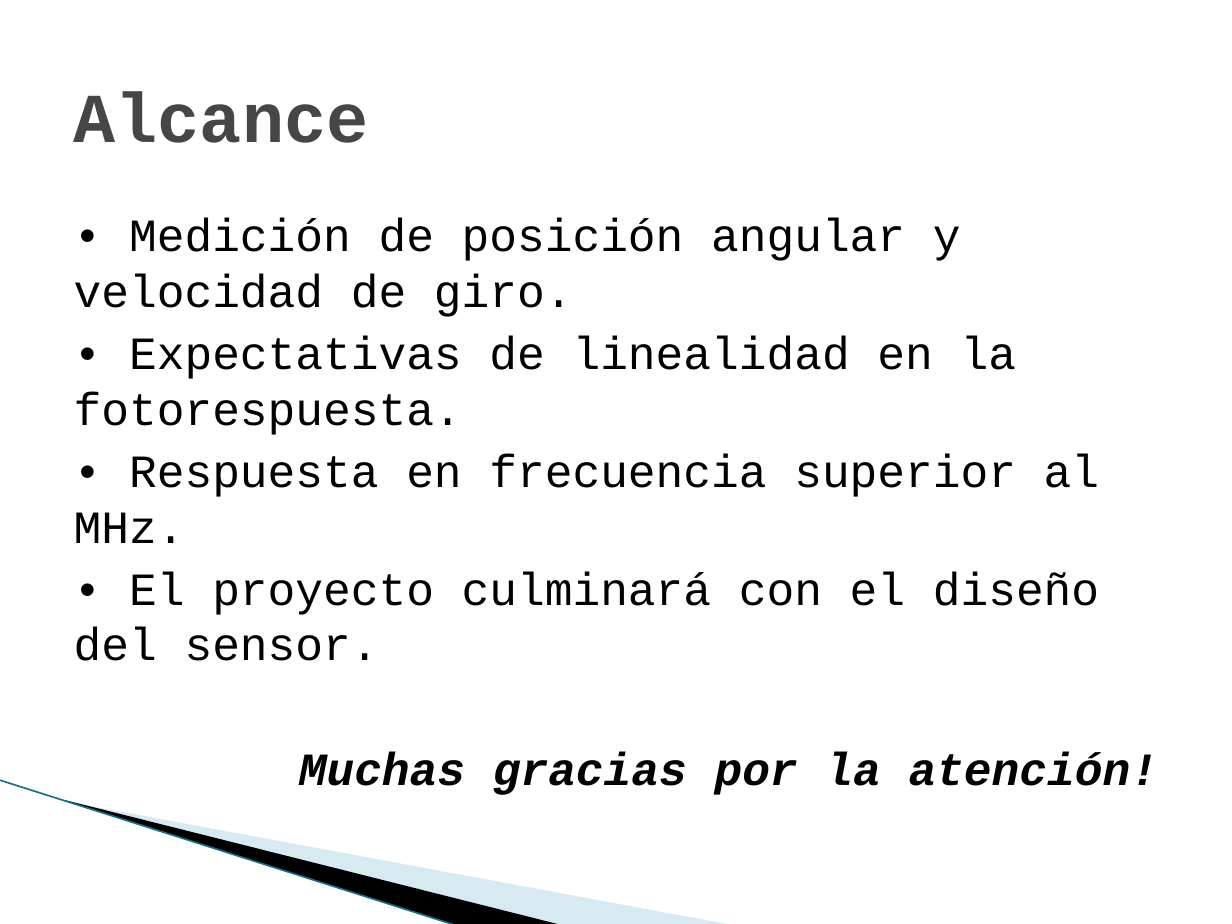
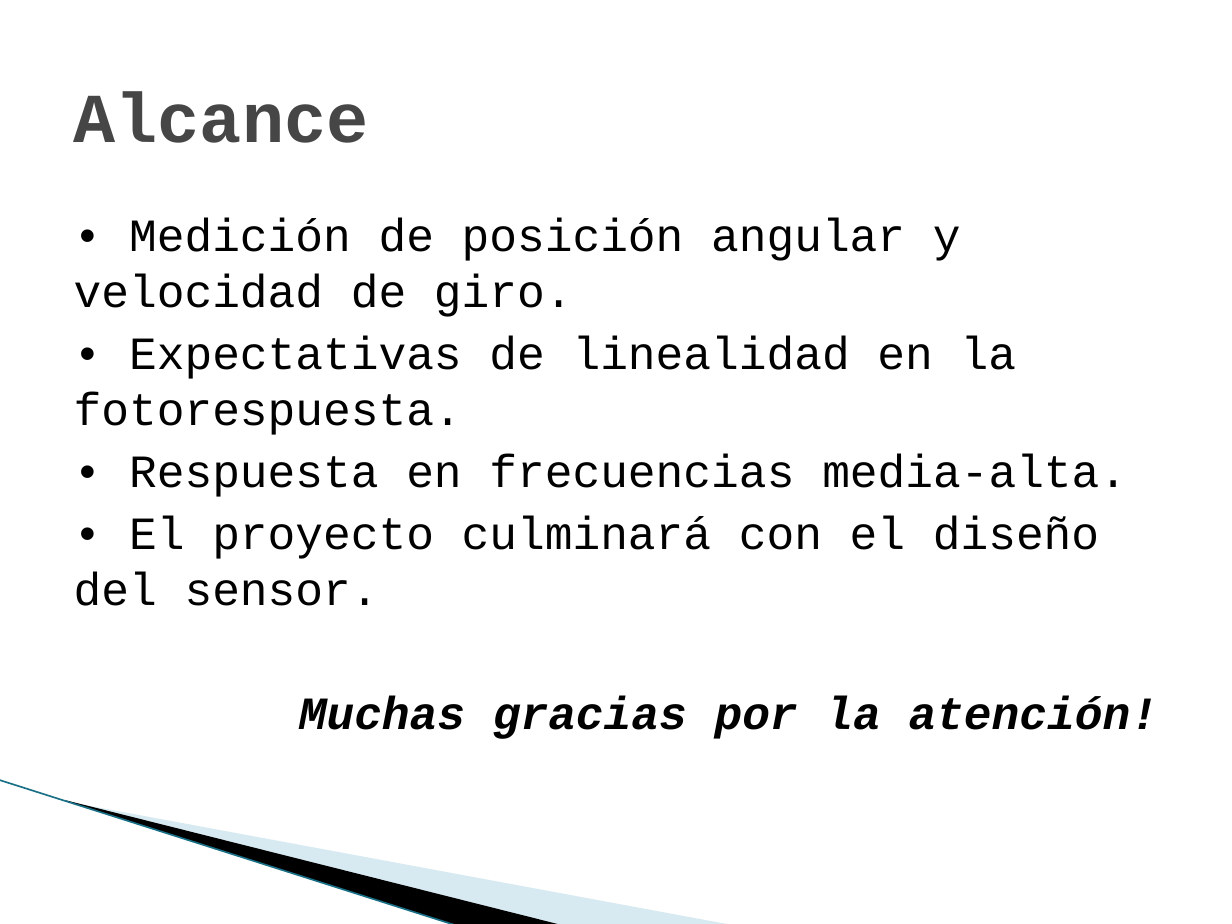
Before and after one commit to marianomorel/maestria-repo, a slide deck: slide 11 of sensores_cmos_presentacion.pptx. Drawn at 1232x924 pixels with LibreOffice and Linux fonts; fonts in the diff are those of the drawing; background and template pictures are left out. Boxes give left, top, right and bottom in pixels: in the first picture for what was removed or moved away, otherwise in the second. Text is boxed around its words. In the diff, an @@ line names an element or a change of style, - is before the commit and + after.

```diff
--- a/sensores_cmos_presentacion.pptx
+++ b/sensores_cmos_presentacion.pptx
@@ text at box(129, 454, 1127, 497): text changed @@
-• Respuesta en frecuencia superior al MHz.
+• Respuesta en frecuencias media-alta.
```
Also in this commit, not shown: 7 other slides changed, 6 other files.
